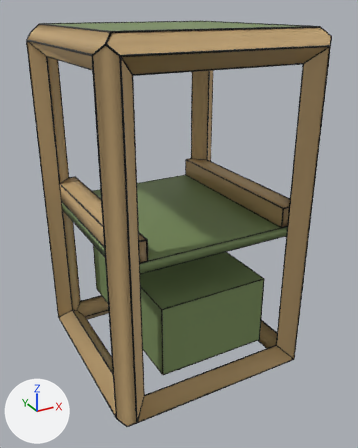
What one commit did to the glTF model public/catalogue/glb/001-table-chevet.glb.
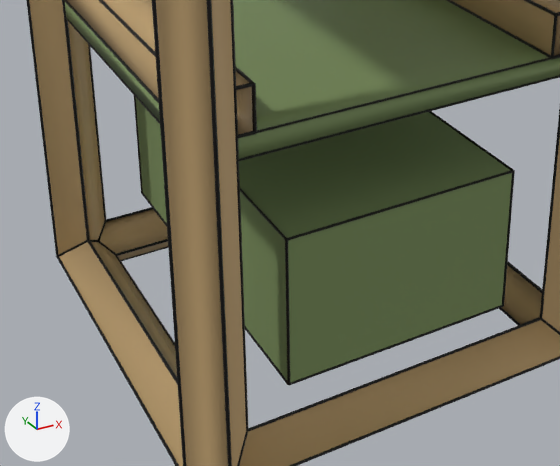
Each version appears first whole from a 50 mm lens placed at (-0.187, -0.49, 0.535), pointed at (0.156, 0.133, 0.223), and next in a close-up on the part from 9% to 80% of the width and 45% to 92% of the height. The axes (+X, +Y, +Z) are drawn at lower left. The lights are the same throughout. The older version's two pictures come first. Where no turn or scale is listed for an object, it has been applied to the vertices. Vertices at exactly the same position are counted once.

Script lines for the objects in view, before the commit:
```python
me_mesh_156 = bpy.data.meshes.new('Mesh_156')
me_mesh_156.from_pydata(...)  # 12 vertices, 16 faces; spans x -0.001..0.001, y -0.001..0.001, z -0.218..0.218
me_mesh_156.materials.append(mat_material_17)  # black #0a0a0a
me_mesh_304 = bpy.data.meshes.new('Mesh_304')
me_mesh_304.from_pydata(...)  # a box spanning x -0.086..0.086, y -0.135..0.135, z -0.055..0.055
me_mesh_304.materials.append(mat_material_32)  # green #7a8f5c
me_mesh_306 = bpy.data.meshes.new('Mesh_306')
me_mesh_306.from_pydata(...)  # 12 vertices, 16 faces; spans x -0.001..0.001, y -0.135..0.135, z -0.001..0.001
me_mesh_306.materials.append(mat_material_33)  # black #0a0a0a
me_mesh_310 = bpy.data.meshes.new('Mesh_310')
me_mesh_310.from_pydata(...)  # 12 vertices, 16 faces; spans x -0.086..0.086, y -0.001..0.001, z -0.001..0.001
me_mesh_310.materials.append(mat_material_33)  # black #0a0a0a
ob_mesh_156 = bpy.data.objects.new('Mesh_156', me_mesh_156)
ob_mesh_156.location = (0.0106, 0.2682, 0.25)
ob_mesh_306 = bpy.data.objects.new('Mesh_306', me_mesh_306)
ob_mesh_306.location = (0.2355, 0.15, 0.162)
ob_mesh_310 = bpy.data.objects.new('Mesh_310', me_mesh_310)
ob_mesh_310.location = (0.15, 0.015, 0.162)
ob_mod_drawer_0 = bpy.data.objects.new('mod-drawer-0', me_mesh_304)
ob_mod_drawer_0.location = (0.15, 0.15, 0.107)
# also in view: 'arete-X0' at (0.15, 0.011, 0.011); 'Mesh_40' at (0.032, 0.011, 0.25); 'Mesh_155' at (-0.011, 0.289, 0.25); 'arete-Y1' at (0.289, 0.15, 0.011); 'Mesh_39' at (0.011, -0.011, 0.25)
```
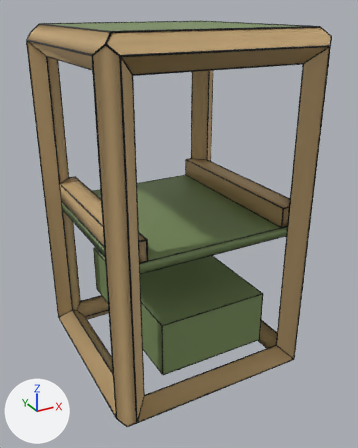
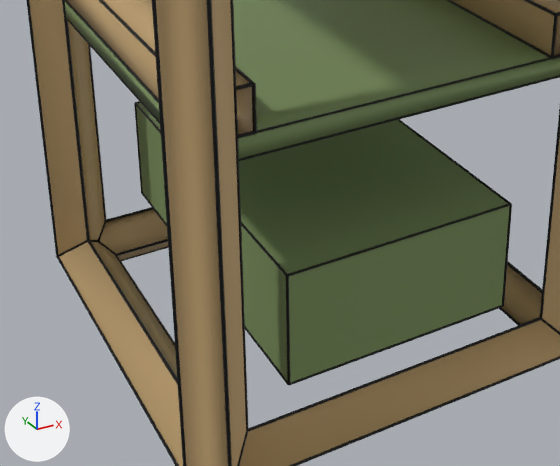
Where the newer file only moved an object's origin or applied its transform, the numbers keep the older frame.

Where the change shows, as pixel boxes [x1, y1, x2, y2] in the close-ups (560 x 466 px):
'mod-drawer-0', moved, rescaled: before [135, 97, 512, 382]; after [136, 103, 509, 382]
'Mesh_310', moved: before [287, 170, 514, 241]; after [287, 203, 512, 276]
'Mesh_306', moved: before [429, 111, 515, 171]; after [398, 119, 512, 204]

The edits, one by one:
me_mesh_304 is used by ob_mod_drawer_0; location (0.15, 0.15, 0.107).
me_mesh_304 had 8 vertices, 12 faces and spanned x -0.086..0.086, y -0.135..0.135, z -0.055..0.055.
me_mesh_304 now has 8 vertices, 12 faces and spans x -0.086..0.086, y -0.135..0.135, z -0.055..0.029.
me_mesh_304 part 1: the whole mesh is scaled about its middle by (1, 1, 0.764), then moved by (0.0, 0.0, -0.013).
Object 'Mesh_306' (ob_mesh_306) moves from (0.2355, 0.15, 0.162) to (0.2355, 0.15, 0.136).
Object 'Mesh_310' (ob_mesh_310) moves from (0.15, 0.015, 0.162) to (0.15, 0.015, 0.136).
